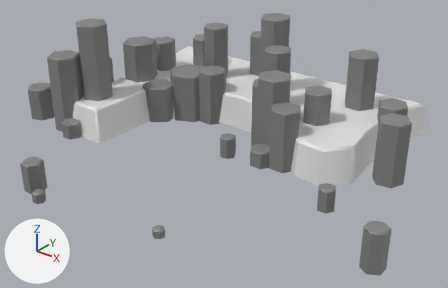
The FBX model OlympusUnity/Assets/_Project/Art Assets/Models/Environment/Columns/finalColumns.fbx, before and after one commit.
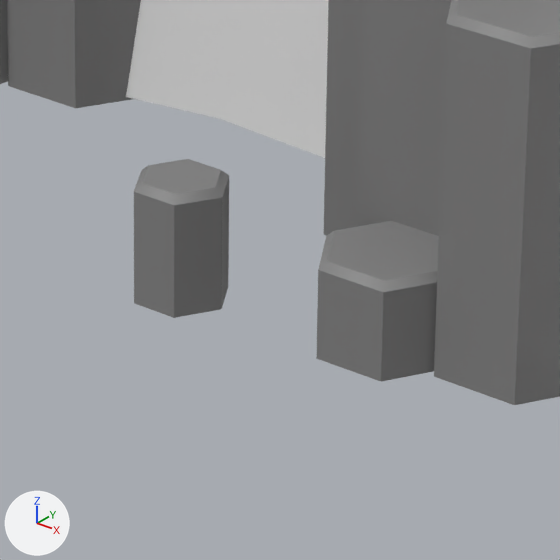
There are two pictures of each version: one whole from a 50 mm lens placed at (55.8, -66.2, 41.0), pointed at (5.5, -3.3, 2.0), one close up on the part from 44% to 65% of the width and 37% to 69% of the height. Lighting does not change. The marker at lower left points along +X, +Y and +Z. Where no turn or scale is listed for an object, it has been applied to the vertices.

In view in the first close-up: 'finalColumns_geo'.
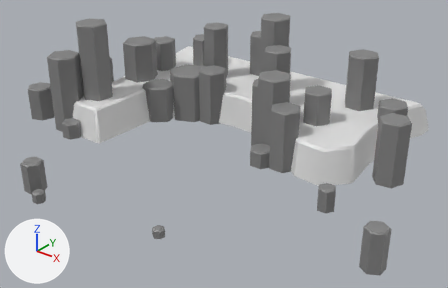
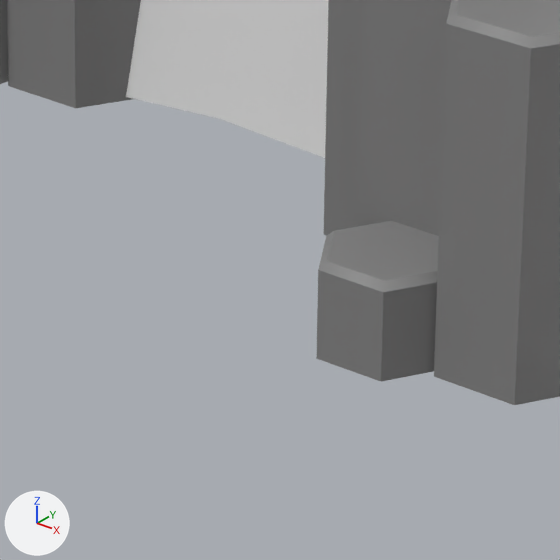
Scene script edits in JSON lines:
```json
{"block": "me_finalcolumns_geo_mesh_003", "where": "me_finalcolumns_geo_mesh_003.from_pydata(...)  # 667 vertices, 624 faces; spans x -29.7..35.5, y -28.3..25.1, z -0.3..16.8"}
{"block": "me_finalcolumns_geo_mesh_003", "where": "# used by ob_finalcolumns_geo; location = (0.0, 0.0, 0.0)"}
{"block": "me_finalcolumns_geo_mesh_003", "change": "me_finalcolumns_geo_mesh_003 part 1: the loose piece of 19 vertices spanning x 4.2..6.7, y -3.4..-1.3, z -0.2..3.0 is deleted"}
```

Boxes (x1, y1, x2, y2) around the edits, measured in the close-ups (560 x 560 px):
```json
{"part": 1, "of": "me_finalcolumns_geo_mesh_003", "change": "deleted", "before": [134, 159, 229, 318]}
```
